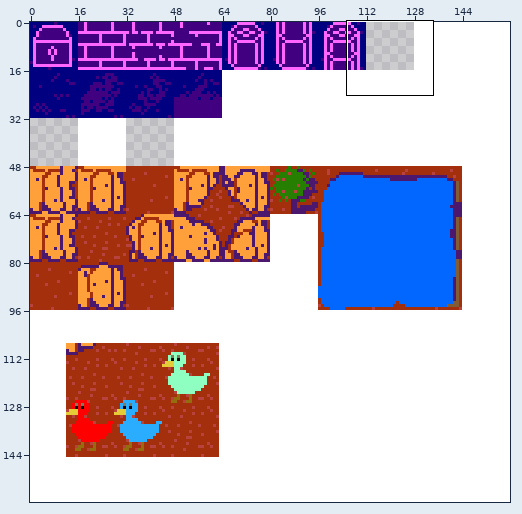
File history of a sprite sheet, client/tiles.png. The picture above shows the old version from afar; the outline marks the close-up.
Close-up. The starting point:
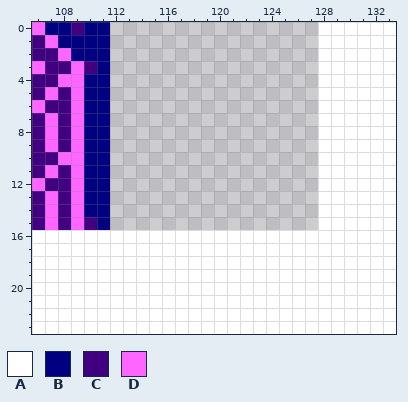
The file is 160x160 pixels. Shown: x 106..133, y 0..23.
Palette (. is transparent): A #ffffff  B #000080  C #400080  D #ff66ff
Pixels before, first column x 106:
 0 DBBCBB................AAAAAA
 1 CDBBBB................AAAAAA
 2 CCDBBB................AAAAAA
 3 DCCDCB................AAAAAA
 4 CCDDBB................AAAAAA
 5 CDCDBB................AAAAAA
 6 DCCDBB................AAAAAA
 7 CDCDBB................AAAAAA
 8 CDCDBB................AAAAAA
 9 CDCDBB................AAAAAA
10 CCDDBB................AAAAAA
11 CDCDBB................AAAAAA
12 DCCDBB................AAAAAA
13 CDCDBB................AAAAAA
14 CDCDBB................AAAAAA
15 CDCDCB................AAAAAA
16 AAAAAAAAAAAAAAAAAAAAAAAAAAAA
17 AAAAAAAAAAAAAAAAAAAAAAAAAAAA
18 AAAAAAAAAAAAAAAAAAAAAAAAAAAA
19 AAAAAAAAAAAAAAAAAAAAAAAAAAAA
20 AAAAAAAAAAAAAAAAAAAAAAAAAAAA
21 AAAAAAAAAAAAAAAAAAAAAAAAAAAA
22 AAAAAAAAAAAAAAAAAAAAAAAAAAAA
23 AAAAAAAAAAAAAAAAAAAAAAAAAAAA
Now the later version:
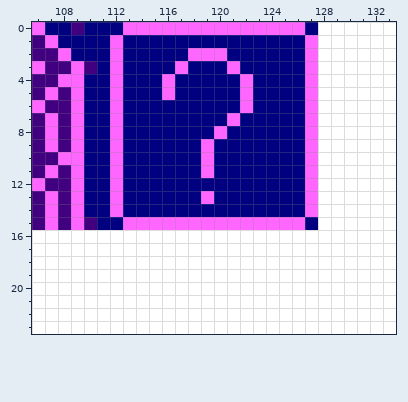
The author wrote: start of hint tiles
The exact change:
Changed rows in their new state; - is an unchanged pixel.
first column x 112:
 0 BDDDDDDDDDDDDDDB
 1 DBBBBBBBBBBBBBBD
 2 DBBBBBDDDBBBBBBD
 3 DBBBBDBBBDBBBBBD
 4 DBBBDBBBBBDBBBBD
 5 DBBBDBBBBBDBBBBD
 6 DBBBBBBBBBDBBBBD
 7 DBBBBBBBBDBBBBBD
 8 DBBBBBBBDBBBBBBD
 9 DBBBBBBDBBBBBBBD
10 DBBBBBBDBBBBBBBD
11 DBBBBBBDBBBBBBBD
12 DBBBBBBBBBBBBBBD
13 DBBBBBBDBBBBBBBD
14 DBBBBBBBBBBBBBBD
15 BDDDDDDDDDDDDDDB
Pixel boxes of the changes (left, top, right, bottom) in both close-ups:
added: (110, 22, 318, 230)
